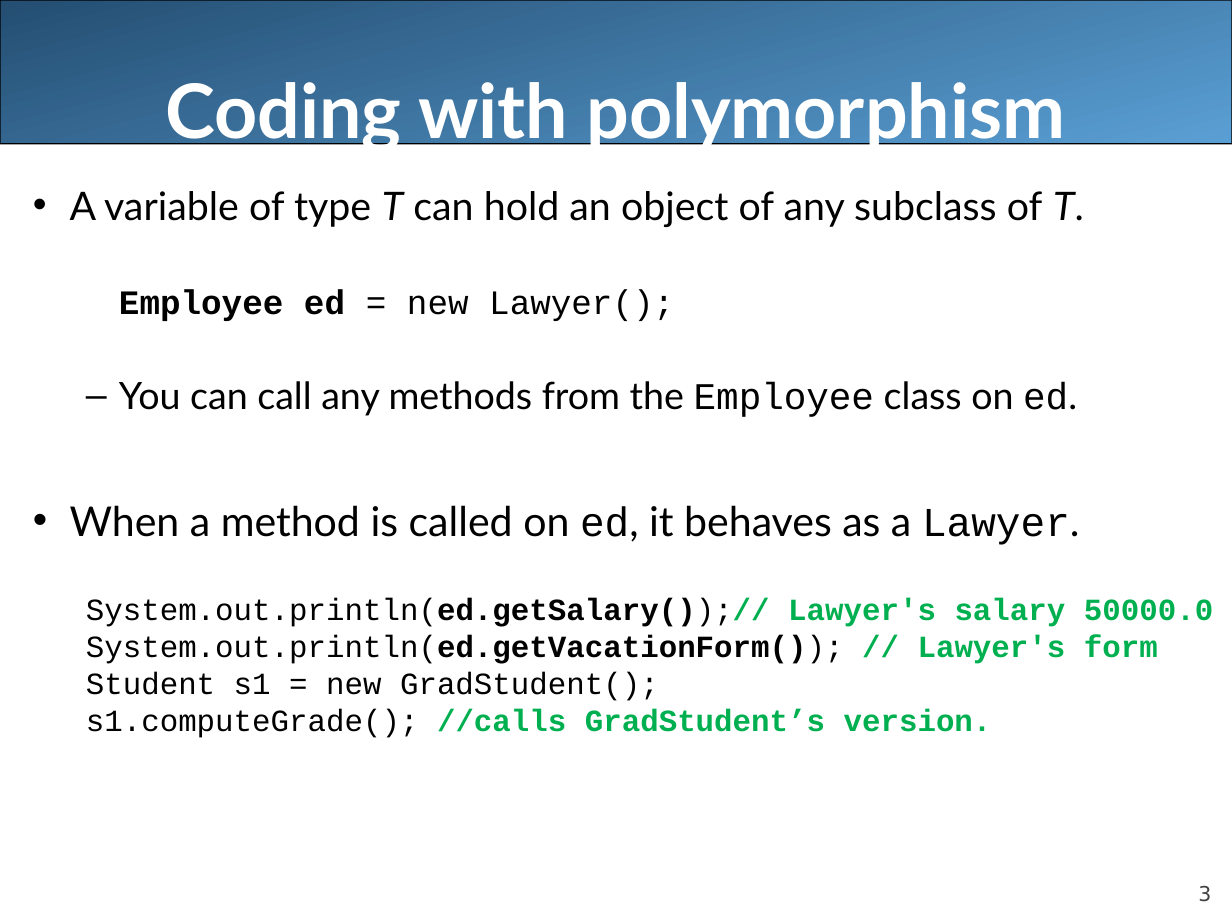
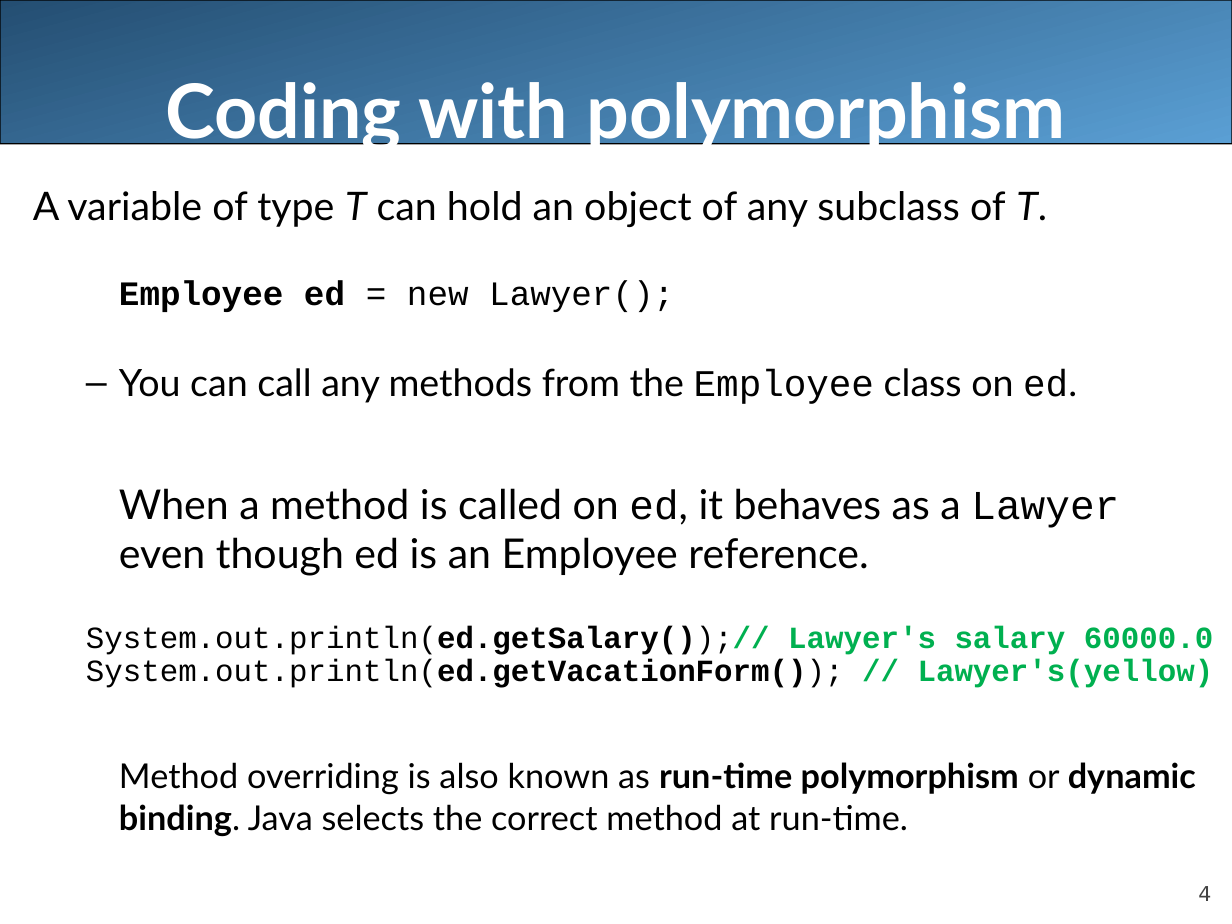
Before and after one commit to LongBaoNguyen/longbaonguyen.github.io, a slide deck: slide 4 of courses/apcsa/lecture22.ppt (slide 3 before the commit). Drawn at 1232x924 pixels with LibreOffice and Linux fonts; fonts in the diff are those of the drawing. Boxes give left, top, right and bottom in pixels: in the first picture for what was removed or moved away, otherwise in the second. Text is boxed around its words. In the diff, an @@ line names an element or a change of style, - is before the commit and + after.

Commit message:
java

```diff
--- a/courses/apcsa/lecture22.ppt
+++ b/courses/apcsa/lecture22.ppt
@@ text at <box>33,191,1047,312</box>: bullet • to none; line spacing 1 to 0.9 @@
@@ text at <box>86,488,1214,836</box>: text changed; font Courier New to Lato @@
-• When a method is called on ed, it behaves as a Lawyer.
-  System.out.println(ed.getSalary());// Lawyer's salary 50000.0
-  System.out.println(ed.getVacationForm()); // Lawyer's form
-  Student s1 = new GradStudent();
-  s1.computeGrade(); //calls GradStudent’s version.
+When a method is called on ed, it behaves as a Lawyer even though ed is an Employee reference.
+  System.out.println(ed.getSalary());// Lawyer's salary 60000.0
+  System.out.println(ed.getVacationForm()); // Lawyer's(yellow)
+Method overriding is also known as run-time polymorphism or dynamic binding. Java selects the correct method at run-time.
@@ page number at <box>1198,886,1211,901</box>: text changed @@
-3
+4
```
Also in this commit, not shown: 8 other slides changed, 17 slides added, 4 slides removed, 9 other files.
